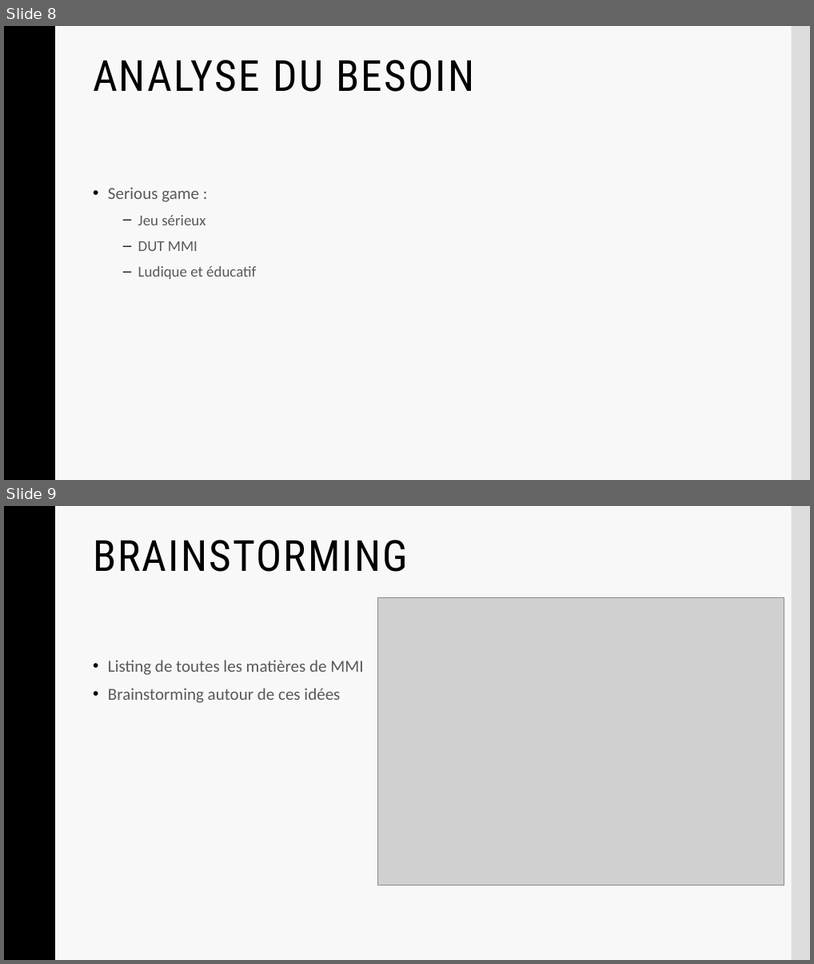
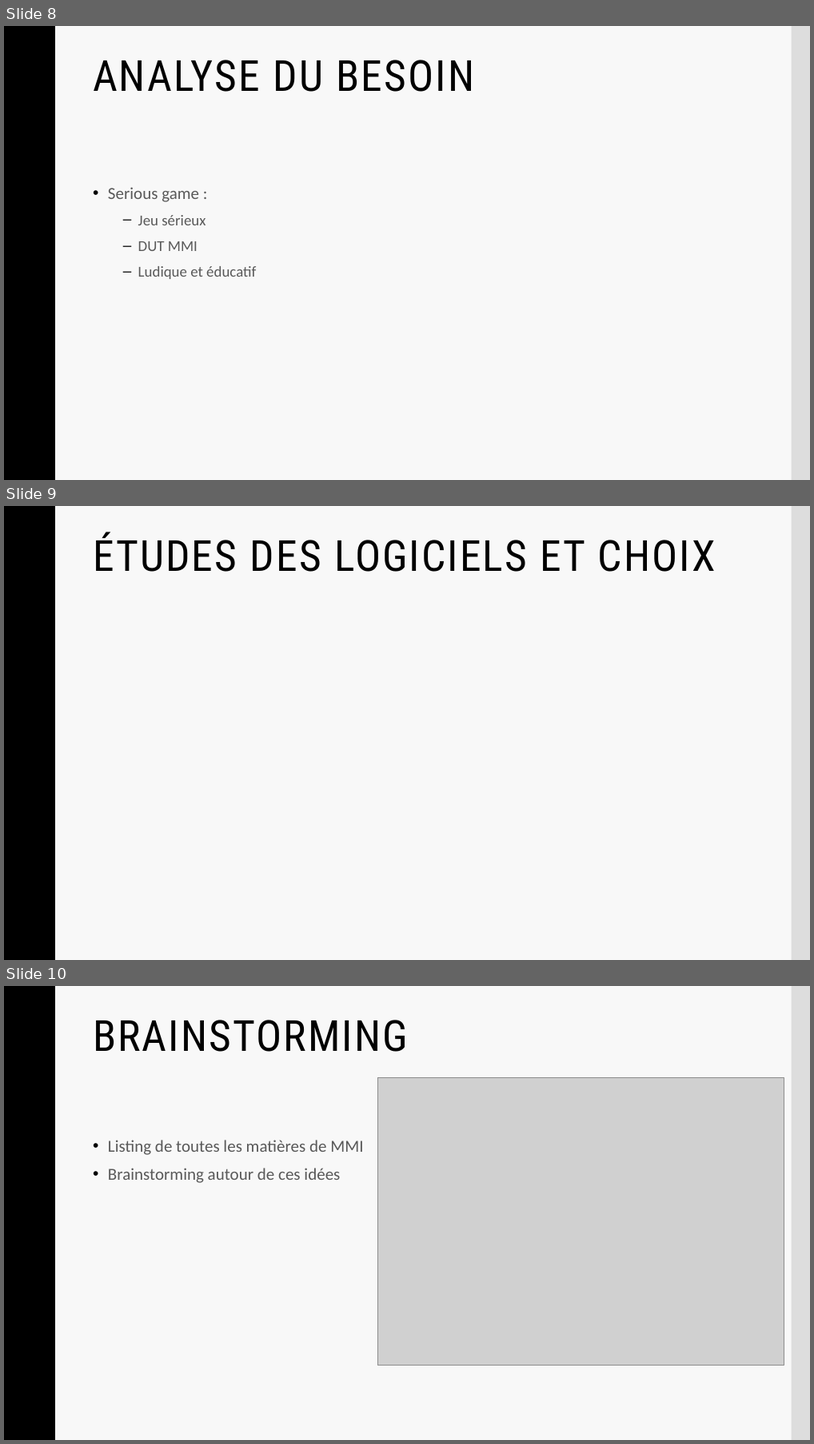
Before and after one commit to Frizzbii/Serious-Game-MMI, a slide deck: presentation.pptx. Shown one above the other, each under a label of ours: slides 8 and 9 before the commit, slides 8, 9 and 10 after it. The pictures are 814x964 and 814x1444 pixels, drawn with LibreOffice and Linux fonts; fonts in the diff are those of the drawing; grey boxes stand for pictures; background and template pictures are left out. Boxes give left, top, right and bottom in pixels: in the first picture for what was removed or moved away, otherwise in the second. Text is boxed around its words. In the diff, an @@ line names an element or a change of style, - is before the commit and + after.

```diff
--- a/presentation.pptx
+++ b/presentation.pptx
@@ slide 9 added at bbox=[4, 506, 810, 960], background #F8F8F8; not listed: 2 template elements that a slide beside it also shows @@
@@ title added at bbox=[93, 532, 716, 572], 51 pt, text #000000 @@
+ÉTUDES DES LOGICIELS ET CHOIX
@@ what was slide 9 is now slide 10 @@
```
Also in this commit, not shown: 1 slide removed.
